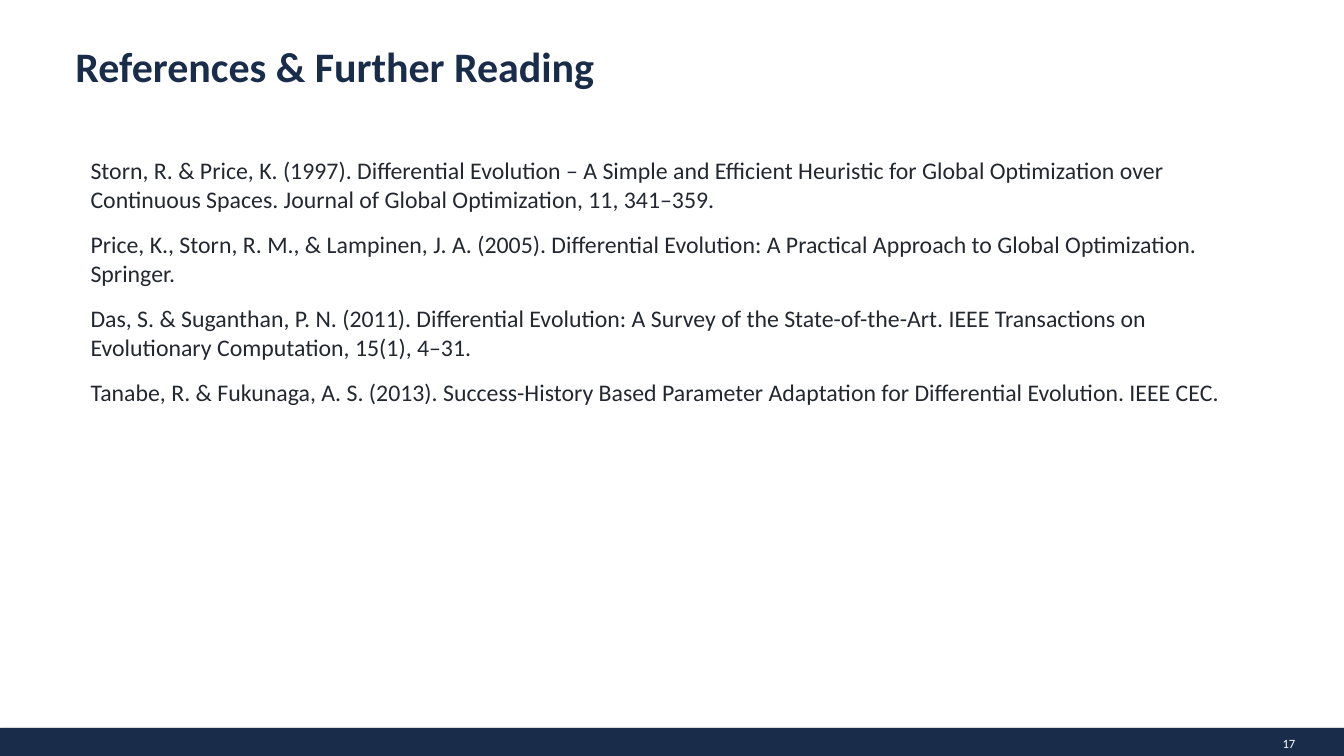
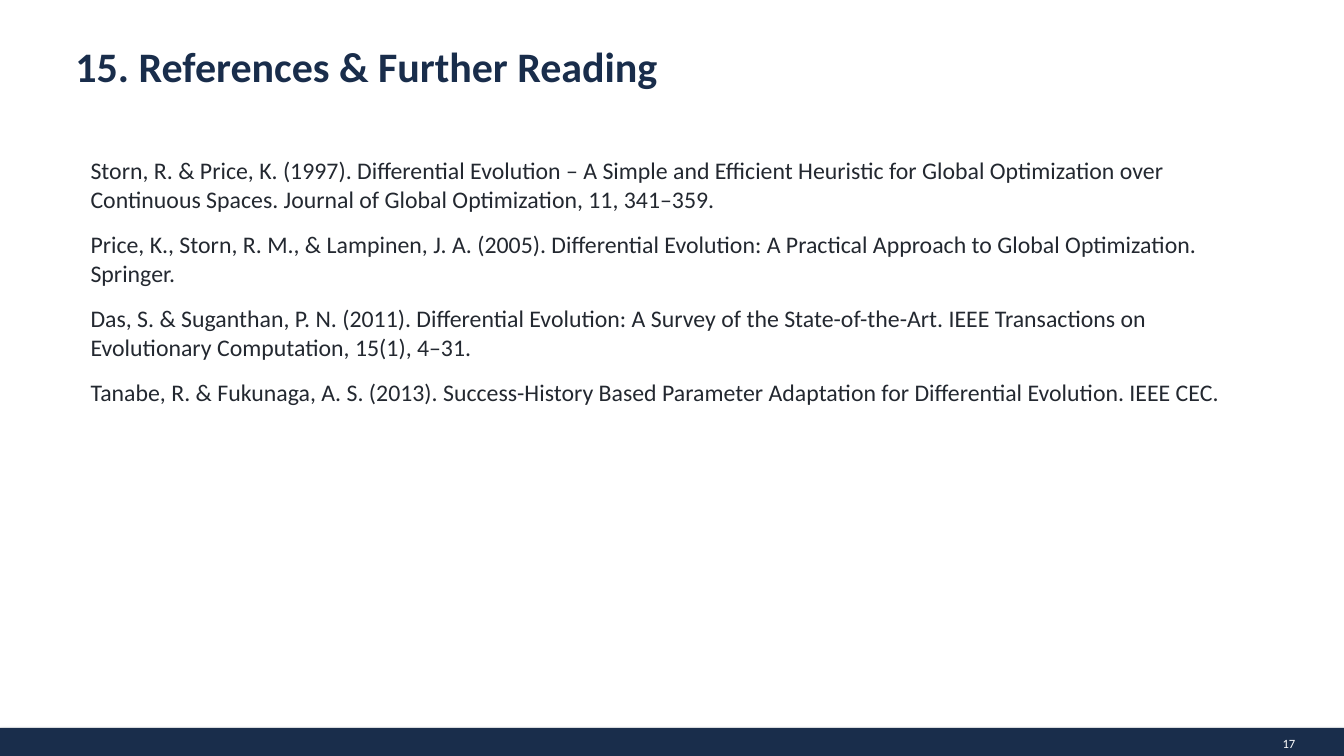
Before and after one commit to khaledmrasheed/khaledmrasheed.github.io, a slide deck: slide 16 of ECcourse/Differential_Evolution_Presentation.pptx (slide 17 before the commit). Drawn at 1344x756 pixels with LibreOffice and Linux fonts; fonts in the diff are those of the drawing. Boxes give left, top, right and bottom in pixels: in the first picture for what was removed or moved away, otherwise in the second. Text is boxed around its words. In the diff, an @@ line names an element or a change of style, - is before the commit and + after.

```diff
--- a/ECcourse/Differential_Evolution_Presentation.pptx
+++ b/ECcourse/Differential_Evolution_Presentation.pptx
@@ text at [75,52,657,89]: text changed @@
-References & Further Reading
+15. References & Further Reading
```
Also in this commit, not shown: 7 other slides changed, 1 slide removed.
